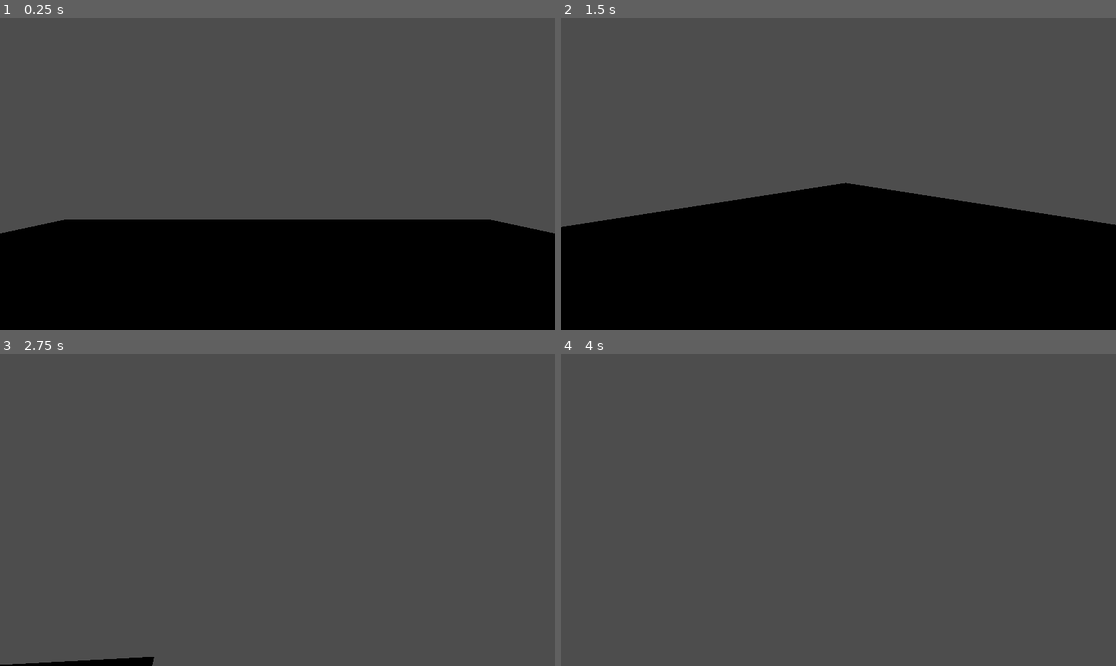
Above: before the commit, frames 1-4 (two rows, left to right).
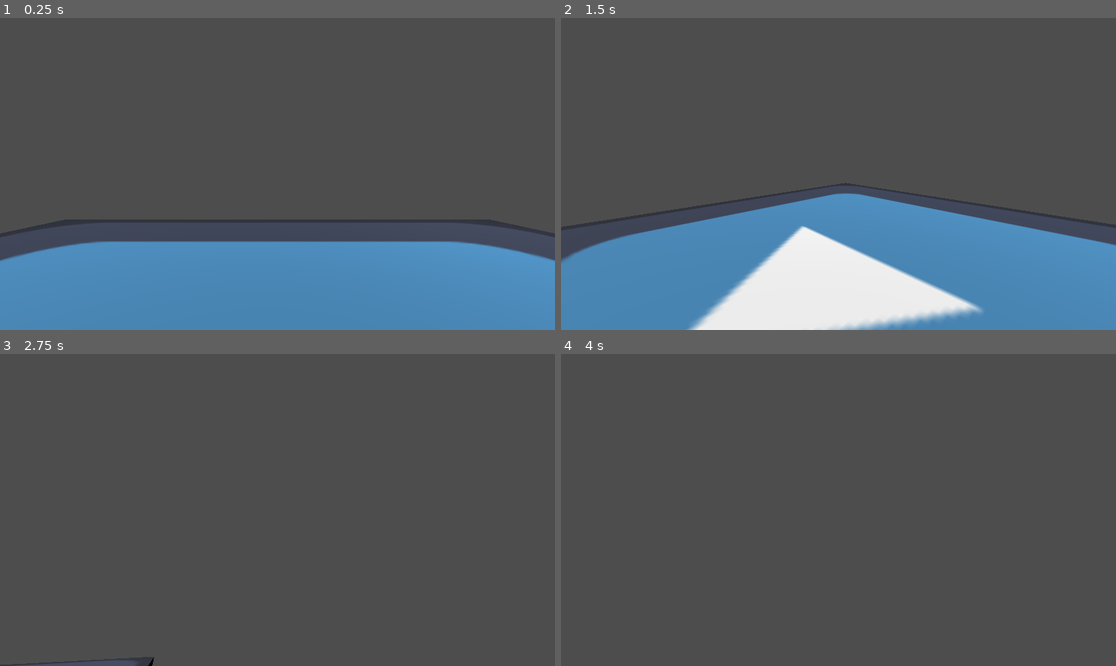
Above: after the commit, the same moments.

Repository: christiannoll/FirstPersonGame
Game: Godot game, scene res://levels/level.tscn
The game is run twice, just before and just after one commit, with the same random seed, the same clock (stepped at 60 frames per second) and the same inputs. The engine's default icon, where the game draws it, is replaced by a stand-in: a white triangle on a blue panel in a dark square.
Inputs (mouse positions are in pixels of both pictures, inside the frame that each line leads up to):
- Up to frame 1 (0.25 s): no input
- Up to frame 2 (1.5 s): tap Enter at 0.5 s; move the mouse to (960, 158) at 0.52 s; hold D (right) 0.53-1.28 s; tap Space (jump) at 0.77 s; move the mouse to (727, 189) at 1.27 s; hold S (backward) from 1.28 s (still down)
- Up to frame 3 (2.75 s): tap Space (jump) at 1.52 s; move the mouse to (333, 441) at 2.02 s; release S (backward) at 2.03 s; hold D (right) from 2.03 s (still down)
- Up to frame 4 (4 s): move the mouse to (810, 572) at 2.77 s; release D (right) at 2.78 s; hold W (forward) 2.78-3.53 s; tap Space (jump) at 3.02, 3.77 s; move the mouse to (1005, 556) at 3.52 s; hold A (left) from 3.53 s (still down)

The runs differ from the first frame. In frame 1, 35% of the frame differs, in the area x 0-100%, y 64-100%; in frame 2, 40%, in the area x 0-100%, y 52-100%; in frame 3, 0.4%; in frame 4, nothing differs.

Commit message:
Added shadow to the light

Diff:
--- a/levels/level.tscn
+++ b/levels/level.tscn
@@ -28,3 +28,5 @@
 transform = Transform3D(1, 0, 0, 0, 1, 0, 0, 0, 1, 0, 1.4841893, 0)
 
 [node name="DirectionalLight3D" type="DirectionalLight3D" parent="." unique_id=404147889]
+transform = Transform3D(0.7431448, 0.5481197, -0.3837976, 0, 0.57357645, 0.81915206, 0.6691306, -0.6087486, 0.4262504, 0, 6.229122, 0)
+shadow_enabled = true
